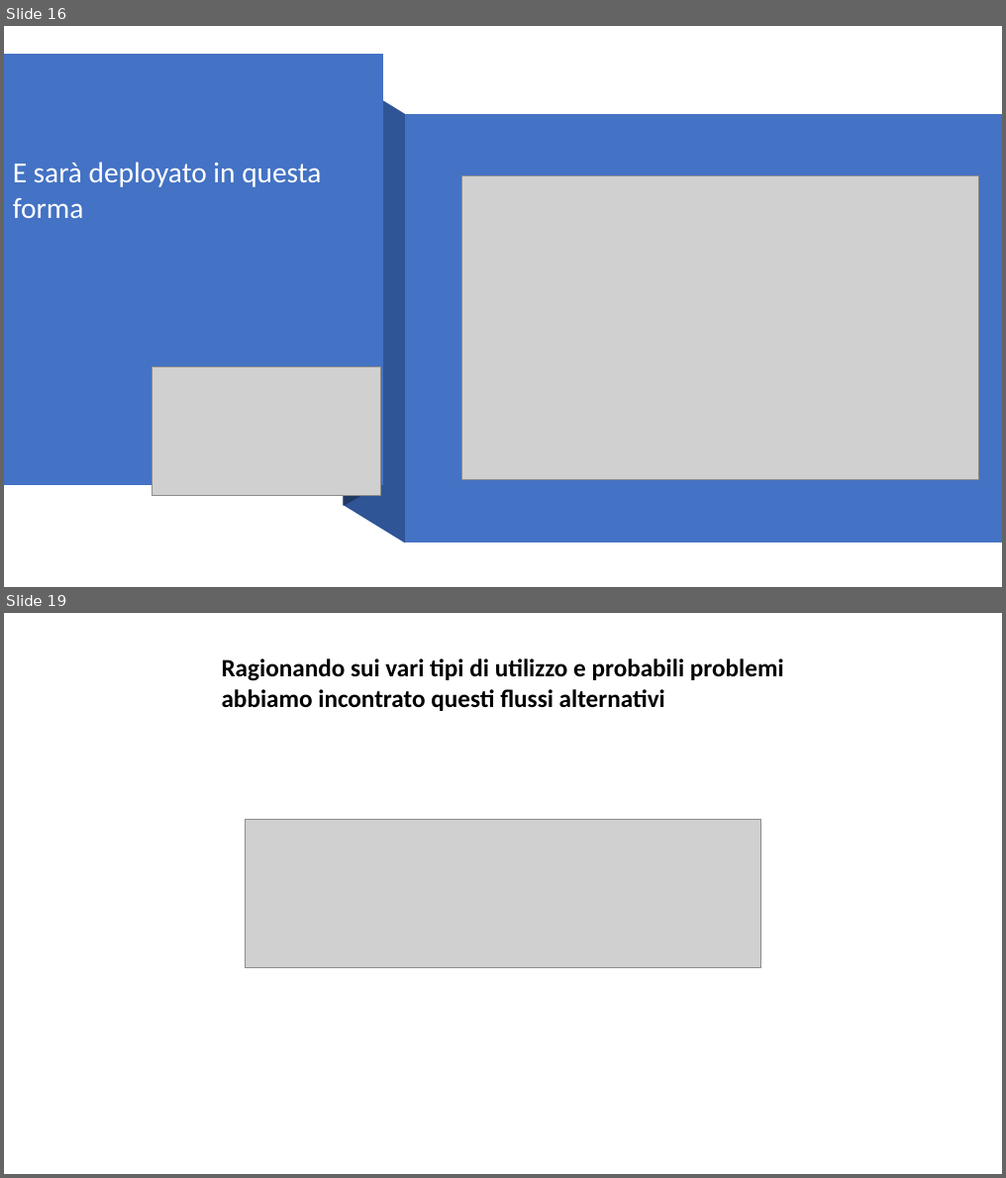
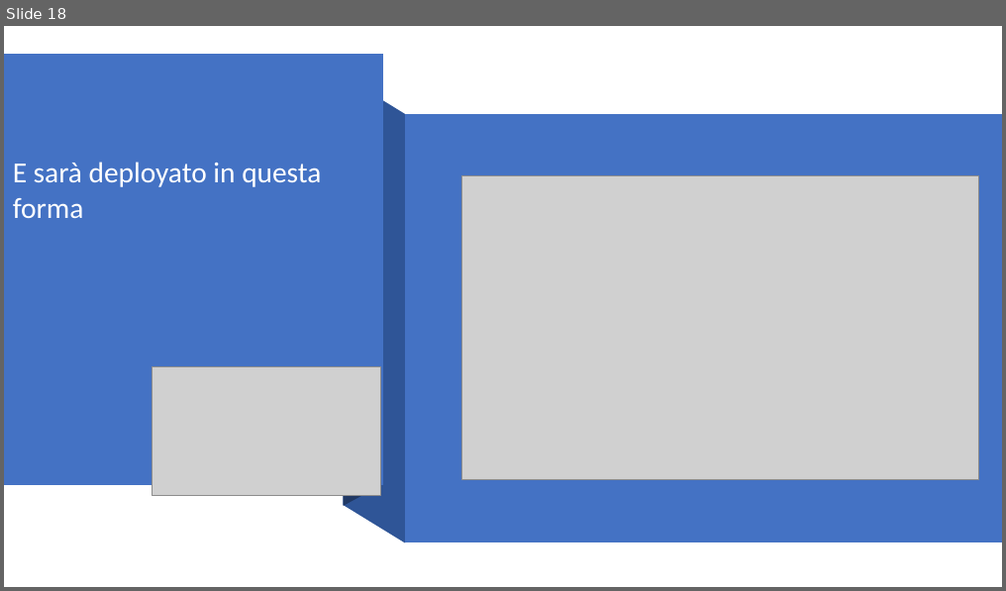
Before and after one commit to Givaa/MedQueue, a slide deck: This is my PP/Presentazione 06-12-2020.pptx. Shown one above the other, each under a label of ours: slides 16 and 19 before the commit, slide 18 after it; the slides between them are not shown. The pictures are 1006x1178 and 1006x591 pixels, drawn with LibreOffice and Linux fonts; fonts in the diff are those of the drawing; grey boxes stand for pictures; background and template pictures are left out. Boxes give left, top, right and bottom in pixels: in the first picture for what was removed or moved away, otherwise in the second. Text is boxed around its words. In the diff, an @@ line names an element or a change of style, - is before the commit and + after.

```diff
--- a/This is my PP/Presentazione 06-12-2020.pptx
+++ b/This is my PP/Presentazione 06-12-2020.pptx
@@ slide 19 removed at (4, 613, 1002, 1174), background picture (left out) @@
@@ text removed at (222, 659, 784, 711) @@
-Ragionando sui vari tipi di utilizzo e probabili problemi abbiamo incontrato questi flussi alternativi
@@ picture removed at (245, 820, 761, 968) @@
@@ what was slide 16 is now slide 18 @@
```
Also in this commit, not shown: 3 slides added, 6 other slides removed, 1 other file.
